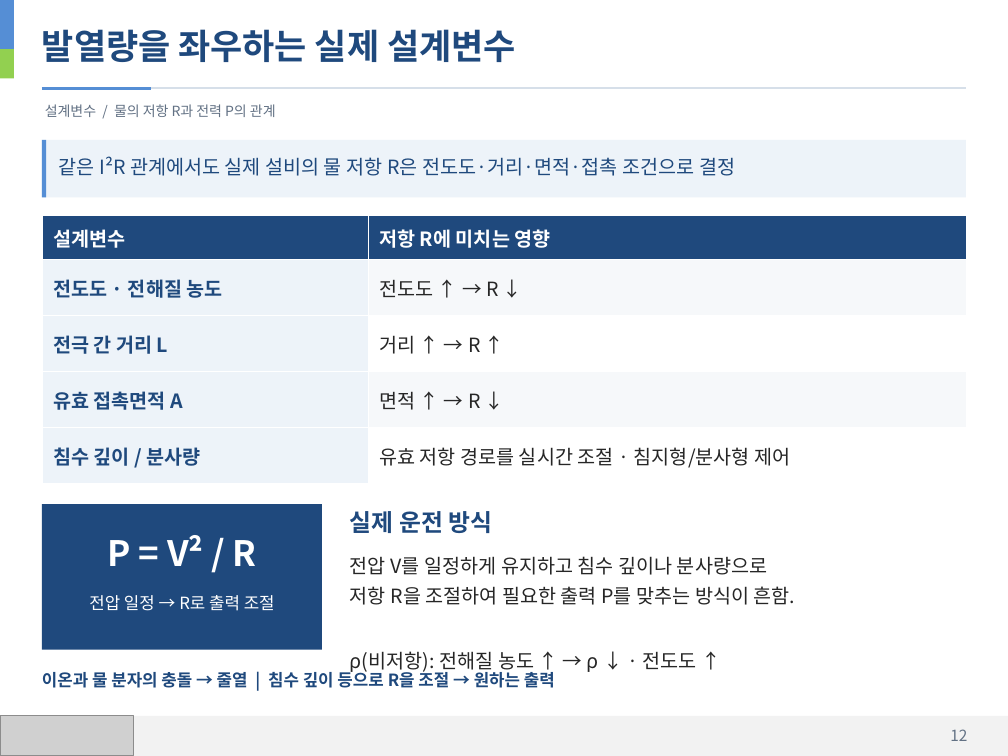
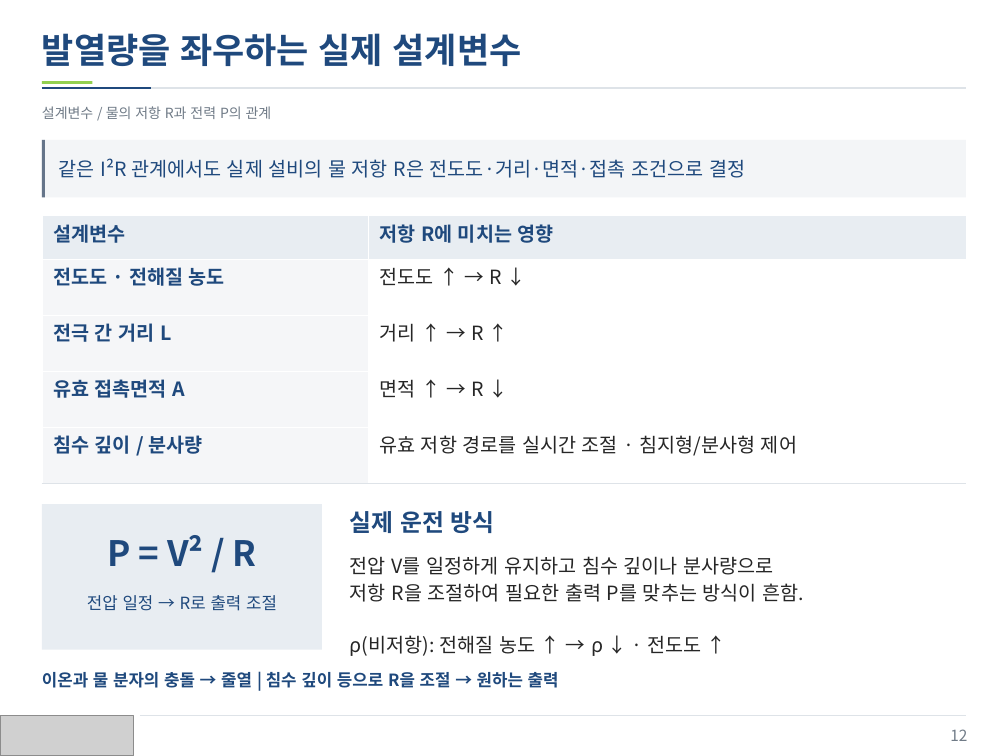
Before and after one commit to jskang5000-arch/my-PPT, a slide deck: slide 12 of KITECH_Boiler.pptx. Drawn at 1008x756 pixels with LibreOffice and Linux fonts; fonts in the diff are those of the drawing; grey boxes stand for pictures. Boxes give left, top, right and bottom in pixels: in the first picture for what was removed or moved away, otherwise in the second. Text is boxed around its words. In the diff, an @@ line names an element or a change of style, - is before the commit and + after.

Commit message:
Refine presentation colors and text alignment

```diff
--- a/KITECH_Boiler.pptx
+++ b/KITECH_Boiler.pptx
@@ text "발열량을 좌우하는 실제 설계변수" at (42,33,522,66): line spacing 1.12 to 33.5pt; less space between paragraphs @@
@@ rectangle removed at (0,49,14,79) @@
@@ line (42, 89) - (966, 89): stroke #D6DFE9 1 pt to #DEE3E8 1 pt @@
@@ line (42, 89) - (151, 89): stroke #558ED5 2 pt to #1F497D 1 pt @@
@@ rectangle: place and size @@
-rectangle at (0,0,14,49)
+rectangle at (42,82,93,85)
@@ rectangle at (42,82,93,85): fill #558ED5 to #92D050 @@
@@ text "설계변수 / 물의 저항 R과 ..." at (42,106,272,119): text colour #627184 to #707B87; line spacing 1.12 to 13.4pt; less space between paragraphs @@
@@ rectangle at (42,140,967,198): fill #EDF3F9 to #F3F5F7 @@
@@ rectangle at (42,140,45,198): fill #558ED5 to #65758A @@
@@ text "같은 I²R 관계에서도 실제 설비의 ..." at (59,158,745,178): line spacing 1.12 to 18.8pt; less space between paragraphs @@
@@ table at (42,216,967,483) @@
@@ fill #1F497D to #E8EDF2 in row 1 @@
@@ fill #EDF3F9 to #F5F6F8 in 4 cells @@
@@ fill #F6F8FA to #FFFFFF in 2 cells @@
@@ text colour #FFFFFF to #1F497D in "설계변수", "저항 R에 미치는 영향" @@
@@ line spacing 1.06 to 18.8pt @@
@@ borders changed @@
@@ rectangle at (42,504,323,649): fill #1F497D to #E8EDF2 @@
@@ text "실제 운전 방식" at (350,511,495,533): line spacing 1.12 to 22.8pt; less space between paragraphs @@
@@ text "P = V² / R" at (107,535,257,566): text colour #FFFFFF to #1F497D; line spacing 1.12 to 33.5pt; less space between paragraphs @@
@@ text "전압 V를 일정하게 유지하고 침수 ..." at (350,556,804,656): line spacing 1.12 to 18.8pt; less space between paragraphs @@
@@ text "전압 일정 → R로 출력 ..." at (87,595,277,611): text colour #FFFFFF to #1F497D; line spacing 1.12 to 16.1pt; less space between paragraphs @@
@@ text "이온과 물 분자의 충돌 → ..." at (42,669,559,691): line spacing 1.12 to 16.1pt; less space between paragraphs @@
@@ rectangle at (0,716,1008,756): fill #F2F2F2 to #FFFFFF @@
@@ line added from (140, 716) to (966, 716), #DEE3E8 0.6 pt @@
```
Also in this commit, not shown: 33 other slides changed.
